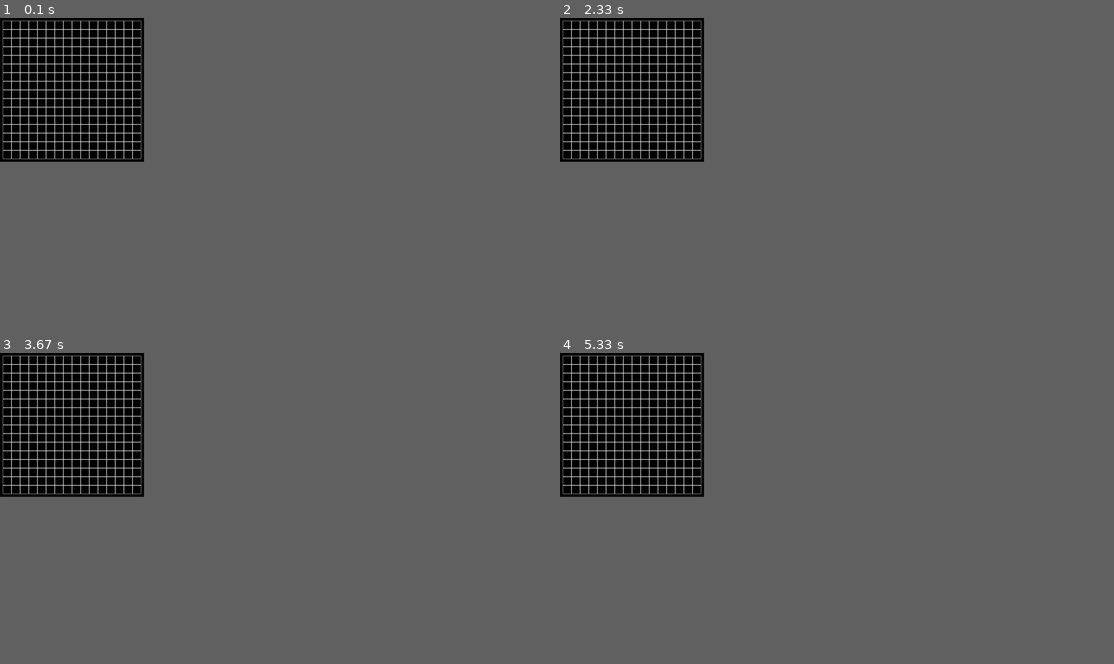
Above: before the commit, frames 1-4 (two rows, left to right).
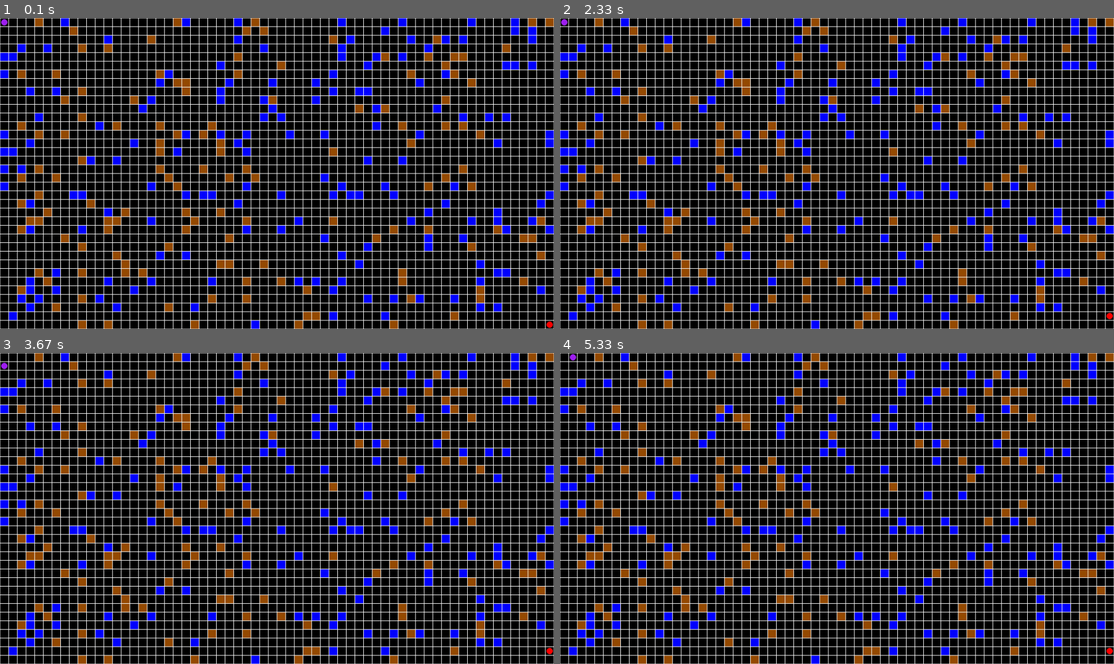
Above: after the commit, the same moments.

Repository: NeMolliriK/PyGame
Game: pygame game, started from main.py
Two runs of this game, one before a commit and one after it. Both use one fixed random seed, a clock stepped at 60 frames per second and the inputs below.
Inputs:
- Up to frame 1 (0.1 s): no input
- Up to frame 2 (2.33 s): tap one key every 0.33 s from 0.33 s: D S W A; hold Right 1.67-2.13 s; hold Up from 2.17 s (still down)
- Up to frame 3 (3.67 s): release Up at 2.63 s; hold S 2.67-3.13 s; hold Right 2.67-3.13 s; tap W at 3.17 s; tap S at 3.5 s
- Up to frame 4 (5.33 s): hold W 3.83-4.3 s; hold Right 3.83-4.3 s; tap D at 4.33 s; tap A at 4.67 s; hold D from 5 s (still down); hold Right from 5 s (still down)
In our replay, the window is 234x234 before the commit and 900x506 after it. These sizes can differ from the game's own. Grey fills any space a smaller window leaves; there, only what the larger window draws over its background counts as a difference.

The runs differ from the first frame. In frame 1, 35% of the frame differs, in the area x 0-100%, y 0-100%; in frame 2, 35%; in frame 3, 35%; in frame 4, 35%.

Commit message:
Случайная генерация поля со стенами и водой, передвижение двух игроков

Diff:
--- a/main.py
+++ b/main.py
@@ -1,4 +1,5 @@
 import pygame
+from random import randint, random
 
 
 class Board:
@@ -6,9 +7,25 @@
         self.width = width
         self.height = height
         self.board = [[0] * self.width for _ in range(self.height)]
+        s = set()
+        k = 0
+        while len(s) < 300:
+            s.add(randint(0, 2303))
+        for n, i in enumerate(self.board):
+            for m, j in enumerate(i):
+                if k in s:
+                    if random() < 0.5:
+                        self.board[n][m] = 1
+                    else:
+                        self.board[n][m] = 4
+                k += 1
+        self.board[0][0] = 2
+        self.board[35][63] = 3
+        self.f, self.s = [0, 0], [35, 63]
         self.left = 10
         self.top = 10
         self.cell_size = 30
+        # 0 - ничего, 1 - стена, 2 - первый игрок, 3 - второй игрок, 4 - вода
 
     def set_view(self, left, top, cell_size):
         self.left = left
@@ -19,6 +36,16 @@
         x, y = self.left, self.top
         for i in range(self.height):
             for j in range(self.width):
+                if self.board[i][j] == 1:
+                    screen.fill("#964b00", pygame.Rect(x, y, self.cell_size, self.cell_size))
+                elif self.board[i][j] == 2:
+                    pygame.draw.circle(screen, "purple", (x + self.cell_size * 0.5, y + self.cell_size * 0.5),
+                                       self.cell_size * 0.5 - 4)
+                elif self.board[i][j] == 3:
+                    pygame.draw.circle(screen, "red", (x + self.cell_size * 0.5, y + self.cell_size * 0.5),
+                                       self.cell_size * 0.5 - 4)
+                elif self.board[i][j] == 4:
+                    screen.fill("blue", pygame.Rect(x, y, self.cell_size, self.cell_size))
                 pygame.draw.rect(screen, "white", (x, y, self.cell_size, self.cell_size), 1)
                 x += self.cell_size
             x = self.left
@@ -38,17 +65,89 @@
             return None
         return x, y
 
+    def up1(self):
+        x, y = self.f
+        if x > 0 and self.board[x - 1][y] == 0:
+            self.board[x][y] = 0
+            self.f[0] -= 1
+            self.board[self.f[0]][y] = 2
+
+    def right1(self):
+        x, y = self.f
+        if y < 63 and self.board[x][y + 1] == 0:
+            self.board[x][y] = 0
+            self.f[1] += 1
+            self.board[x][y + 1] = 2
+
+    def down1(self):
+        x, y = self.f
+        if x < 35 and self.board[x + 1][y] == 0:
+            self.board[x][y] = 0
+            self.f[0] += 1
+            self.board[self.f[0]][y] = 2
+
+    def left1(self):
+        x, y = self.f
+        if y > 0 and self.board[x][y - 1] == 0:
+            self.board[x][y] = 0
+            self.f[1] -= 1
+            self.board[x][y - 1] = 2
+
+    def up2(self):
+        x, y = self.s
+        if x > 0 and self.board[x - 1][y] == 0:
+            self.board[x][y] = 0
+            self.s[0] -= 1
+            self.board[self.s[0]][y] = 3
+
+    def right2(self):
+        x, y = self.s
+        if y < 63 and self.board[x][y + 1] == 0:
+            self.board[x][y] = 0
+            self.s[1] += 1
+            self.board[x][y + 1] = 3
+
+    def down2(self):
+        x, y = self.s
+        if x < 35 and self.board[x + 1][y] == 0:
+            self.board[x][y] = 0
+            self.s[0] += 1
+            self.board[self.s[0]][y] = 3
+
+    def left2(self):
+        x, y = self.s
+        if y > 0 and self.board[x][y - 1] == 0:
+            self.board[x][y] = 0
+            self.s[1] -= 1
+            self.board[x][y - 1] = 3
+
 
 pygame.init()
-screen = pygame.display.set_mode((500, 500))
-board = Board(16, 16)
+screen = pygame.display.set_mode((1920, 1080))
+board = Board(64, 36)
+board.set_view(0, 0, 30)
 running = True
 while running:
     for event in pygame.event.get():
         if event.type == pygame.QUIT:
             running = False
-        if event.type == pygame.MOUSEBUTTONDOWN:
-            board.get_click(event.pos)
+        if event.type == pygame.KEYDOWN:
+            if event.key == pygame.K_w:
+                board.up1()
+            if event.key == pygame.K_d:
+                board.right1()
+            if event.key == pygame.K_s:
+                board.down1()
+            if event.key == pygame.K_a:
+                board.left1()
+            if event.key == pygame.K_UP:
+                board.up2()
+            if event.key == pygame.K_RIGHT:
+                board.right2()
+            if event.key == pygame.K_DOWN:
+                board.down2()
+            if event.key == pygame.K_LEFT:
+                board.left2()
     screen.fill((0, 0, 0))
     board.render(screen)
     pygame.display.flip()
